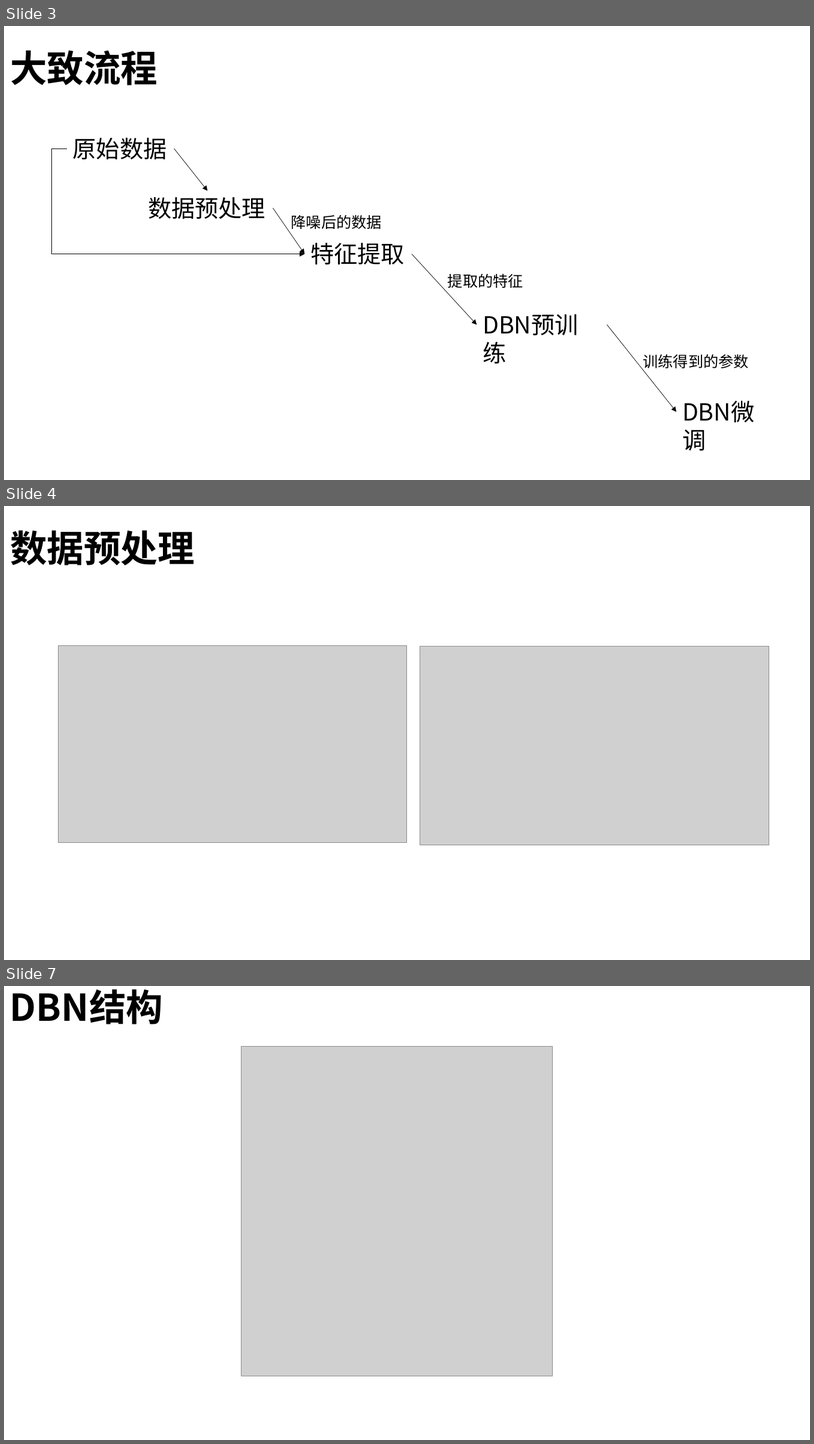
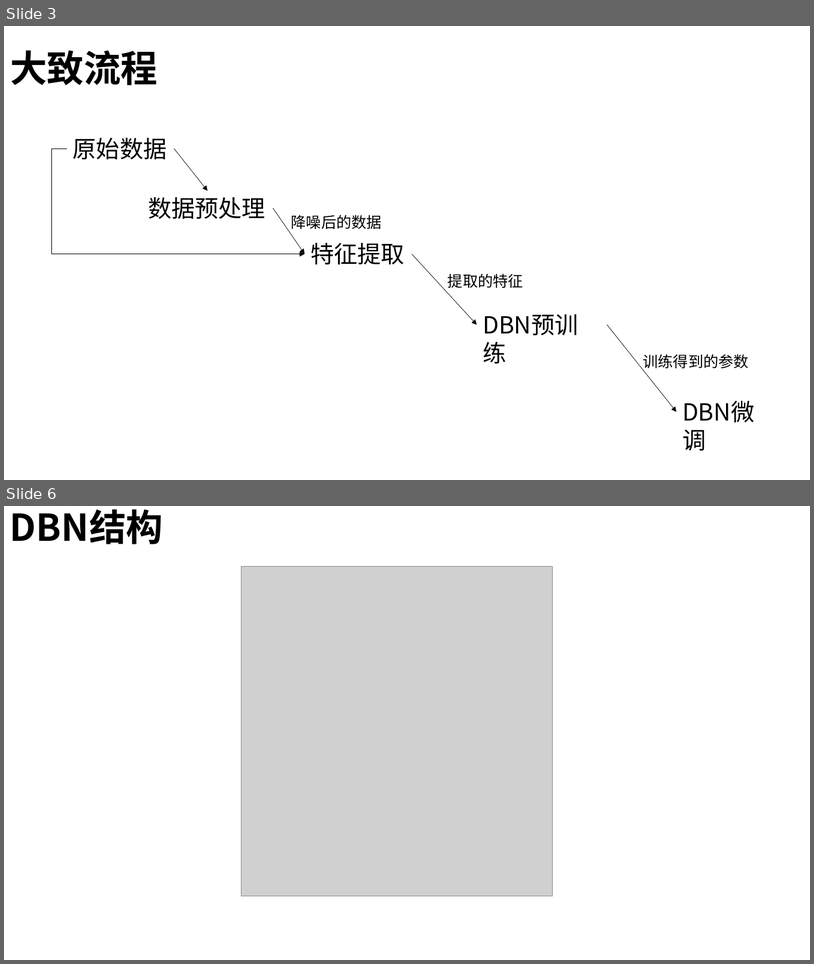
Before and after one commit to wjsun357/Intelligent-Software-Project-Training, a slide deck: Report/汇总报告.pptx. Shown one above the other, each under a label of ours: slides 3, 4 and 7 before the commit, slides 3 and 6 after it; the slides between them are not shown. The pictures are 814x1444 and 814x964 pixels, drawn with LibreOffice and Linux fonts; fonts in the diff are those of the drawing; grey boxes stand for pictures. Boxes give left, top, right and bottom in pixels: in the first picture for what was removed or moved away, otherwise in the second. Text is boxed around its words. In the diff, an @@ line names an element or a change of style, - is before the commit and + after.

```diff
--- a/Report/汇总报告.pptx
+++ b/Report/汇总报告.pptx
@@ slide 4 removed at [4, 506, 810, 960], background #FFFFFF @@
@@ title removed at [10, 530, 195, 565] @@
-数据预处理
@@ picture removed at [59, 645, 408, 843] @@
@@ picture removed at [420, 646, 769, 845] @@
@@ what was slide 7 is now slide 6 @@
```
Also in this commit, not shown: 7 slides changed, 5 slides added, 5 other slides removed, 6 other files.
